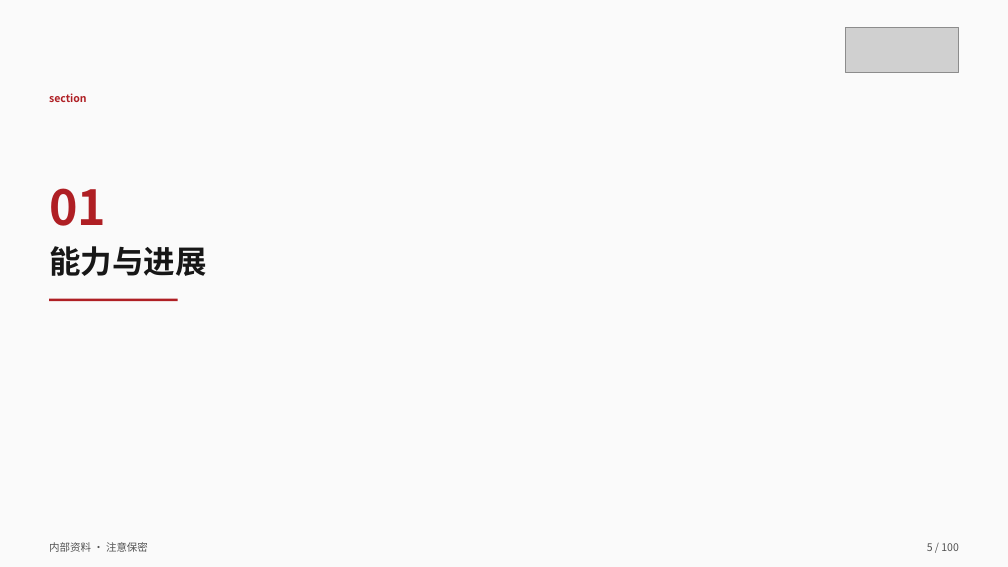
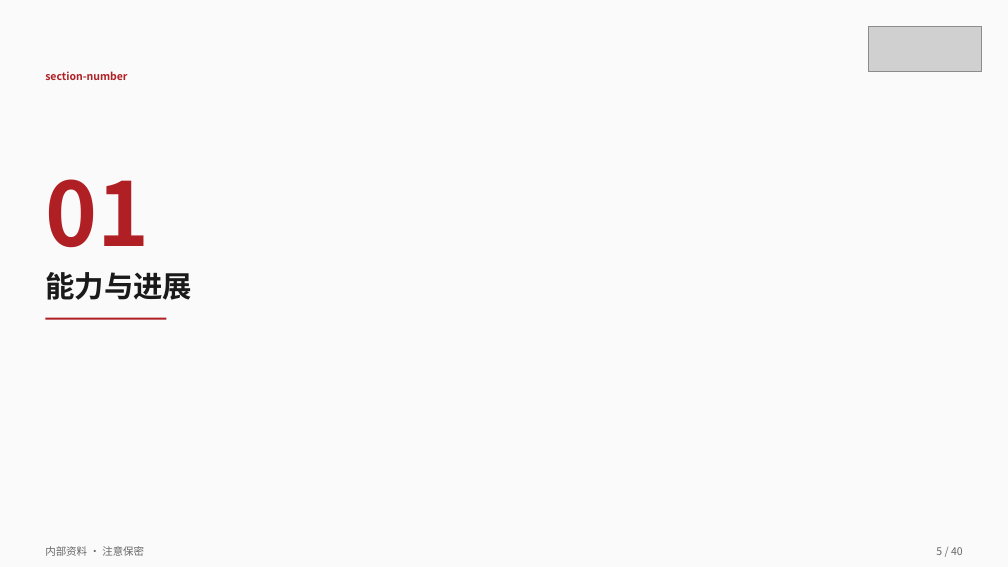
Before and after one commit to tao66175545-boop/sugon-cloud-skillui, a slide deck: slide 5 of skills/sugon-ppt-template/examples/sample-deck.pptx. Drawn at 1008x567 pixels with LibreOffice and Linux fonts; fonts in the diff are those of the drawing; grey boxes stand for pictures. Boxes give left, top, right and bottom in pixels: in the first picture for what was removed or moved away, otherwise in the second. Text is boxed around its words. In the diff, an @@ line names an element or a change of style, - is before the commit and + after.

Commit message:
feat(ppt): P0 redesign — theme tokens, layoutCards, ≤40 masters (0.4.5)
Implement 高级PPT设计专家 P0: freeze theme.mjs, fix contrast, parameterize
cards, restrain brand red, converge sample deck from 100 to 40 masters.

```diff
--- a/skills/sugon-ppt-template/examples/sample-deck.pptx
+++ b/skills/sugon-ppt-template/examples/sample-deck.pptx
@@ picture: place and size @@
-picture at bbox=[845, 27, 959, 73]
+picture at bbox=[868, 26, 982, 72]
@@ text at bbox=[45, 71, 127, 80]: text changed @@
-section
+section-number
@@ text "01": place and size @@
-text "01" at bbox=[49, 188, 106, 226]
+text "01" at bbox=[45, 179, 149, 248]
@@ text "01" at bbox=[45, 179, 149, 248]: size 46 to 84 pt @@
@@ text "能力与进展": place and size @@
-text "能力与进展" at bbox=[49, 246, 206, 276]
+text "能力与进展" at bbox=[45, 272, 192, 300]
@@ text "能力与进展" at bbox=[45, 272, 192, 300]: size 30 to 28 pt, text colour #171717 to #1A1A1A @@
@@ rectangle: place and size @@
-rectangle at bbox=[49, 299, 178, 302]
+rectangle at bbox=[45, 318, 166, 320]
@@ text "内部资料 · 注意保密" at bbox=[45, 546, 144, 556]: text colour #525252 to #666666 @@
@@ text at bbox=[936, 547, 963, 555]: text changed; text colour #525252 to #666666 @@
-5 / 100
+5 / 40
```
Also in this commit, not shown: 8 other slides changed, 31 slides added, 91 slides removed, 20 other files.
